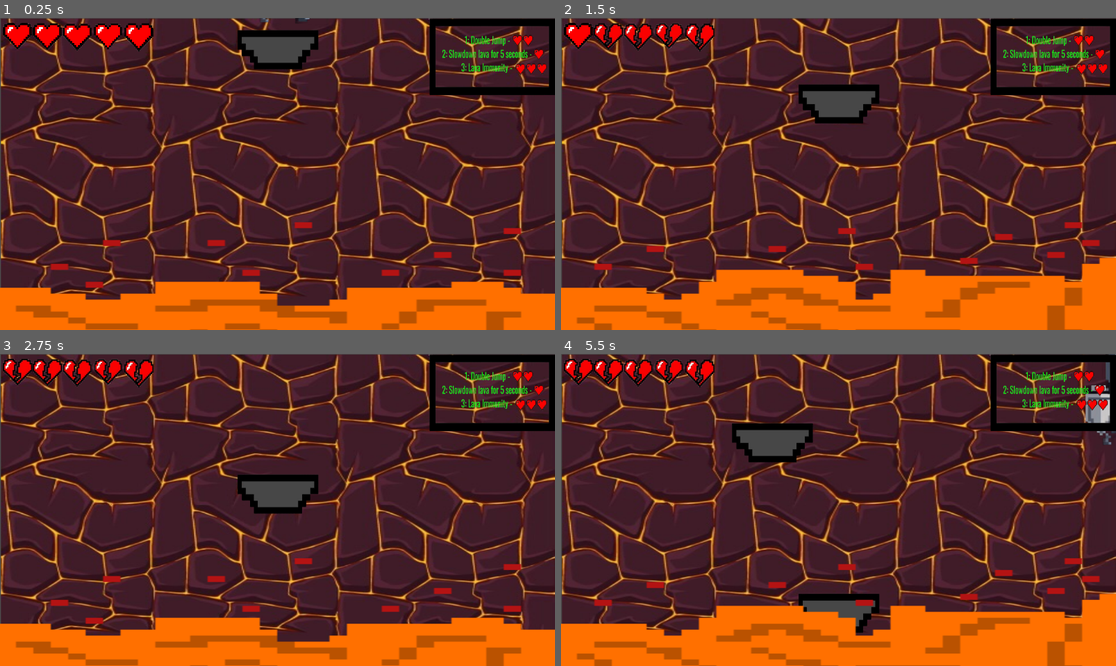
Above: before the commit, frames 1-4 (two rows, left to right).
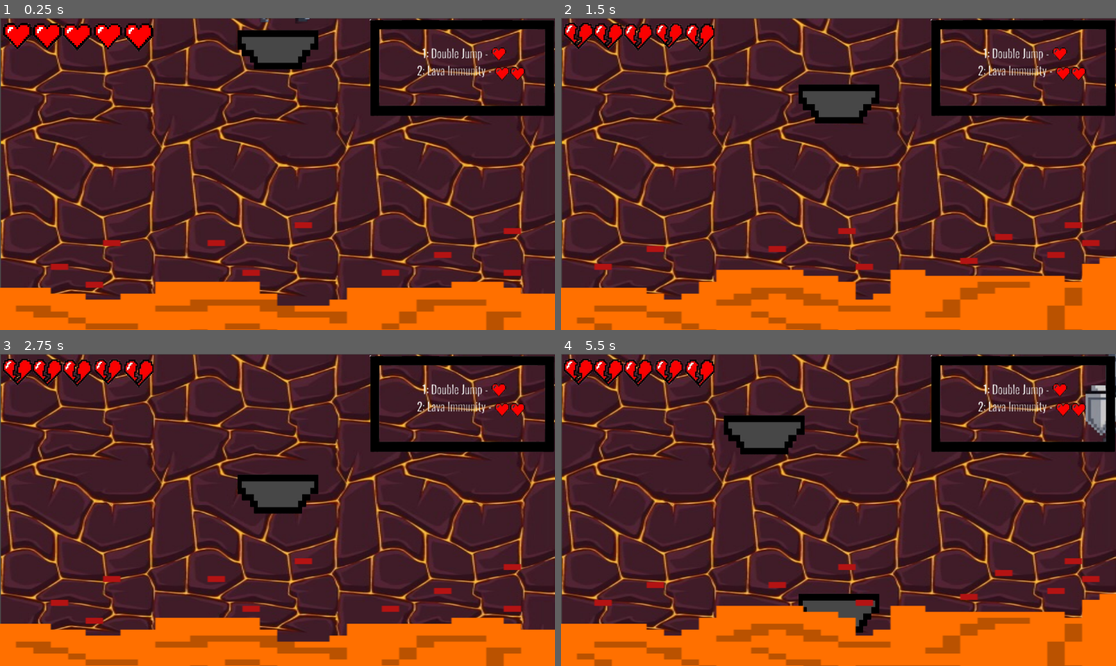
Above: after the commit, the same moments.

Repository: sgcoder123/The_Last_Climb
Game: Godot game, scene res://main.tscn
Same seed, same stepped clock (60 frames per second), same inputs: the game is played once before the commit and once after it.
Inputs:
- Up to frame 1 (0.25 s): no input
- Up to frame 2 (1.5 s): tap Enter at 0.5 s; hold 1 0.53-1.28 s; hold Right (ui_right) from 0.53 s (still down); tap Up (ui_up) at 0.77 s; tap 2 at 0.8, 1.35 s
- Up to frame 3 (2.75 s): tap Up (ui_up) at 1.52 s; tap 3 at 1.55 s; release Right (ui_right) at 2.03 s; hold Left (ui_left) from 2.03 s (still down); hold 3 from 2.03 s (still down); tap 1 at 2.3 s
- Up to frame 4 (5.5 s): release Left (ui_left) at 2.78 s; release 3 at 2.78 s; hold Right (ui_right) 2.78-4.28 s; tap 1 at 2.85, 4.55 s; tap Up (ui_up) at 3.02, 3.77, 4.52 s; tap 2 at 3.05, 5.3 s; hold 2 3.53-4.28 s; tap 3 at 3.8, 4.35 s; hold Left (ui_left) 4.28-5.03 s; hold Right (ui_right) from 5.03 s (still down); hold 1 from 5.03 s (still down)

The runs differ from the first frame. In frame 1, 4.2% of the frame differs, in the area x 66-100%, y 0-32%; in frame 2, 4.4%; in frame 3, 4.2%; in frame 4, 5.7%, in the area x 29-100%, y 0-35%.

Commit message:
Store and immunity refined

Diff:
--- a/main.gd
+++ b/main.gd
@@ -1,82 +1,82 @@
 extends Node2D
-var platform = preload("res://platform.tscn") # Or load("res://Enemy.tscn")
-var hearts = 5
-var duration = 50
-# Called when the node enters the scene tree for the first time.
+
+@export var platform: PackedScene = preload("res://platform.tscn")
+@export var hearts: int = 5
+@export var duration: int = 50
+
+@onready var player = $Player
+@onready var heart_nodes = [$heart1, $heart2, $heart3, $heart4, $heart5]
+
 func _ready() -> void:
-	pass # Replace with function body.
+	randomize()
 
-
-# Called every frame. 'delta' is the elapsed time since the previous frame.
 func _process(_delta: float) -> void:
 	pass
 
 func newplatform():
 	var clone = platform.instantiate()
-	var x_axis = randi_range(200,1000)
+	var x_axis = randi() % 801 + 200  # Range: 200 to 1000
 	var platforms = get_tree().get_nodes_in_group("platforms")
-	for node in platforms:
-		var dist = abs(node.position.x - x_axis)
-		while dist < clone.get_node("AnimatableBody2D/Platform_img").texture.get_width():
-			x_axis = randi_range(200,1000)
-			dist = abs(node.position.x - x_axis)
+
+	var platform_width = 100
+	if clone.has_node("AnimatableBody2D/Platform_img"):
+		var img_node = clone.get_node("AnimatableBody2D/Platform_img")
+		if img_node.has_method("get_texture"):
+			var tex = img_node.texture
+			if tex:
+				platform_width = tex.get_width()
+
+	var attempts = 0
+	while attempts < 10:
+		var overlap = false
+		for node in platforms:
+			if node.is_queued_for_deletion():
+				continue
+			var dist = abs(node.position.x - x_axis)
+			if dist < platform_width:
+				overlap = true
+				break
+		if not overlap:
+			break
+		x_axis = randi() % 801 + 200
+		attempts += 1
+
 	clone.position.x = x_axis
-	duration -= 1
-	clone.duration = duration
+	duration = max(0, duration - 1)
+
+	if clone.has_method("set_duration"):
+		clone.set_duration(duration)
+
 	add_child(clone)
-
-
 
 func _on_timer_timeout() -> void:
 	newplatform()
 
+func _on_area_2d_body_entered(body: Node2D) -> void:
+	if body == player:
+		if player.lava_immunity:
+			player.lava_immunity = false
+			player.position.y = 0
+			player.velocity.y = 0
+			return
 
+		hearts = max(0, hearts - 3)
+		update_hearts_ui()
 
-func _on_area_2d_body_entered(body: Node2D) -> void:
-	if body == $Player:
-		# Check lava immunity
-		if body.lava_immunity:
-			body.lava_immunity = false  # consume immunity (1-time use)
-			$Player.position.y = 0
-			$Player.velocity.y = 0
-			return  # skip damage
-
-		# Apply lava damage
-		hearts -= 3
-		if hearts < 5:
-			$heart5.visible = false
-		if hearts < 4:
-			$heart4.visible = false
-		if hearts < 3:
-			$heart3.visible = false
-		if hearts < 2:
-			$heart2.visible = false
-		if hearts < 1:
-			$heart1.visible = false
-
-		# Respawn player after falling in lava
-		$Player.position.y = 0
-		$Player.velocity.y = 0
-
+		player.position.y = 0
+		player.velocity.y = 0
 
 func _input(event):
 	if event is InputEventKey and event.pressed:
-		if event.keycode == KEY_1:
-			hearts -= 2
-		elif event.keycode == KEY_2:
-			hearts -= 1
-		elif event.keycode == KEY_3:
-			hearts -= 2
-			$Player.lava_immunity = true  # grant 1-time lava immunity
+		match event.keycode:
+			KEY_1:
+				hearts = max(0, hearts - 1)
+			KEY_2:
+				hearts = max(0, hearts - 2)
+				player.lava_immunity = true
 
-		# Update heart UI
-		if hearts < 5:
-			$heart5.visible = false
-		if hearts < 4:
-			$heart4.visible = false
-		if hearts < 3:
-			$heart3.visible = false
-		if hearts < 2:
-			$heart2.visible = false
-		if hearts < 1:
-			$heart1.visible = false
+		update_hearts_ui()
+
+func update_hearts_ui():
+	for i in range(5):
+		heart_nodes[i].visible = hearts > i
--- a/main.tscn
+++ b/main.tscn
@@ -10,7 +10,7 @@
 [ext_resource type="Texture2D" uid="uid://csepbd53q5bh8" path="res://IMG_5908.jpeg" id="8_5vw27"]
 [ext_resource type="Texture2D" uid="uid://b0kl5qyqp0l25" path="res://IMG_4199.png" id="9_kek77"]
 [ext_resource type="Texture2D" uid="uid://bcsol74x0jitg" path="res://IMG_2929-removebg-preview.png" id="10_4c57u"]
-[ext_resource type="Texture2D" uid="uid://cynhar8bp8tcu" path="res://Untitled_presentation-3-removebg-preview.png" id="11_efxa6"]
+[ext_resource type="Texture2D" uid="uid://byar5fmd20cc7" path="res://Untitled_presentation-8-removebg-preview.png" id="11_efxa6"]
 
 [sub_resource type="RectangleShape2D" id="RectangleShape2D_vivmo"]
 size = Vector2(319.44696, 162.38608)
@@ -73,7 +73,7 @@
 scale = Vector2(2.3469388, 1.4591837)
 texture = ExtResource("8_5vw27")
 
-[node name="Platform" parent="." instance=ExtResource("7_272bh")]
+[node name="Platform" parent="." groups=["platforms"] instance=ExtResource("7_272bh")]
 z_index = -1
 position = Vector2(584.00006, 45.000008)
 
@@ -81,7 +81,7 @@
 position = Vector2(609.99994, -124)
 
 [node name="Timer" type="Timer" parent="."]
-wait_time = 3.5
+wait_time = 3.6
 autostart = true
 
 [node name="heart1" type="Sprite2D" parent="."]
@@ -139,9 +139,9 @@
 scale = Vector2(0.43749997, 0.45591787)
 texture = ExtResource("10_4c57u")
 
-[node name="Store" type="Sprite2D" parent="."]
-position = Vector2(1023.00006, 94.875)
-scale = Vector2(0.4084084, 0.5286667)
+[node name="UntitledPresentation8RemovebgPreview" type="Sprite2D" parent="."]
+position = Vector2(961, 121.375)
+scale = Vector2(0.59759766, 0.6646666)
 texture = ExtResource("11_efxa6")
 
 [connection signal="body_entered" from="Area2D" to="." method="_on_area_2d_body_entered"]
--- a/player.gd
+++ b/player.gd
@@ -40,5 +40,5 @@
 		$Knight10.flip_h = true
 	if Input.is_key_pressed(KEY_1):
 		double_jump_enabled = true
-	if Input.is_key_pressed(KEY_3):
+	if Input.is_key_pressed(KEY_2):
 		lava_immunity = true
Binary file removed: Untitled_presentation-3-removebg-preview.png
Binary file added: Untitled_presentation-8-removebg-preview.png
Not shown, changed: Untitled_presentation-8-removebg-preview.png.import
